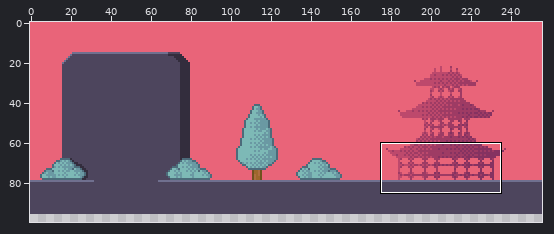
Pixel-art file -- Artwork/Aseprite/custom-tileset.aseprite. Above, an overview of the earlier version with the close-up marked.
Close-up. First the earlier version:
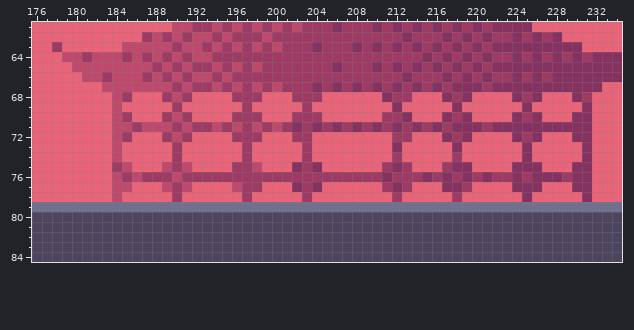
256x96 pixels, 1 frame. Shown: x 176..234, y 61..84. The old version is drawn lined up with the new one, on the new canvas. The wide view leaves out empty margins.
New version:
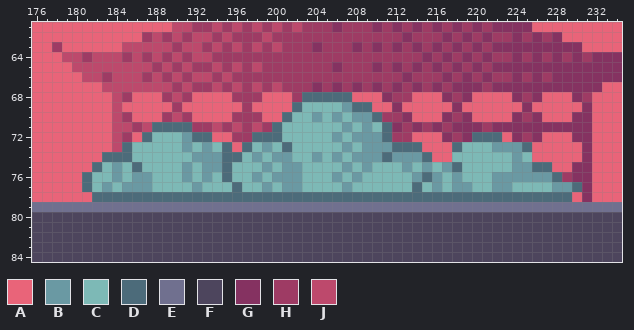
Palette (. is transparent): A #e96479  B #6a99a3  C #7db9b6  D #4c6b7a  E #70708f  F #4d455d  G #853261  H #9e3b64  J #bd496c
Difference:
canvas 256x96 -> 256x340
Changed rows in their new state; - is an unchanged pixel.
first column x 181:
68 ----------------------DDDDD-----------------------
69 ---------------------DCCCCBDD---------------------
70 --------------------DCCBCBCBBD--------------------
71 -------DDDD--------DCCCCCCBCBCD-------------------
72 ------DCCCBDD----DDDCCCCCBCBBBD--------DDD--------
73 ----DCCCCCBCBCD-DCBCDCCCCCBCBBBDDD---DCCCBBBD-----
74 --DDDCCCCCCBBBDDCBCBBCCBCBCBBBDBBBD--CCCCCCBC-----
75 -DCBCDCCCCBCBBDCCCBCBBCCCCBCBCCCBCBCBDCCCCCBBDD---
76 DCCBCBBCCCBCBCDCCBCBBBCCCBCBCCCCCBDBCBCCCBBBBBBD--
77 DCBCBBBCCCCBCCCDCCBCBBCCCCBCCCCCCDCBCBBCCBBCCCCBBD
78 -DDDDDDDDDDDDDDDDDDDDDDDDDDDDDDDDDDDDDDDDDDDDDDDD-
